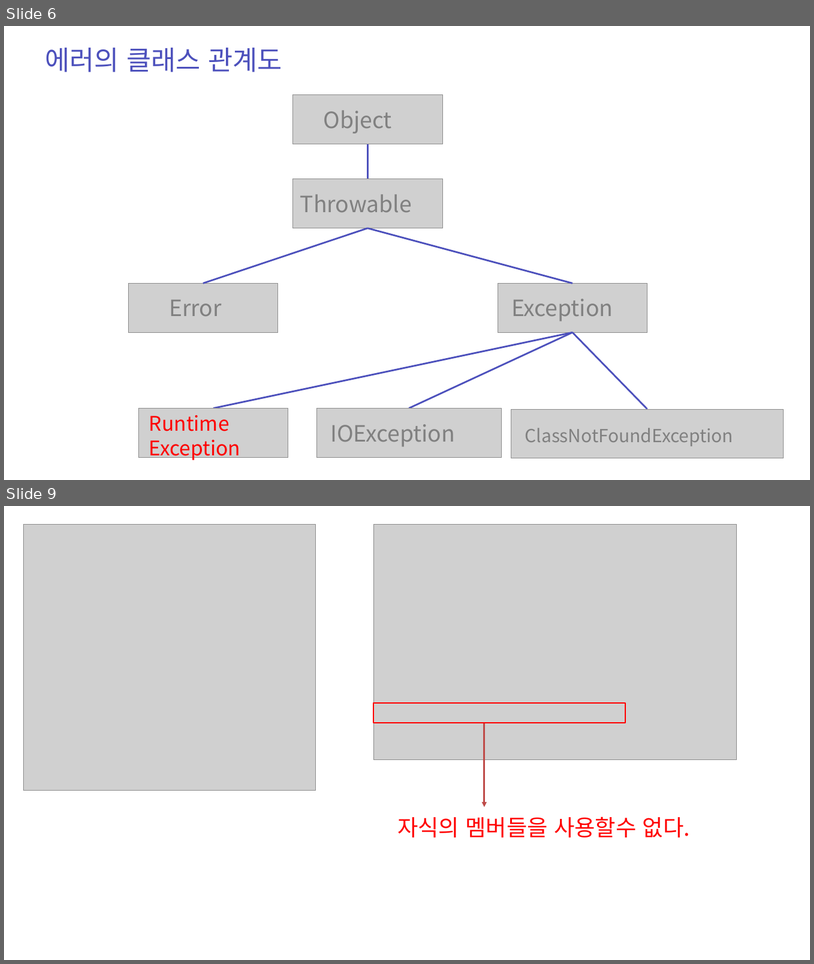
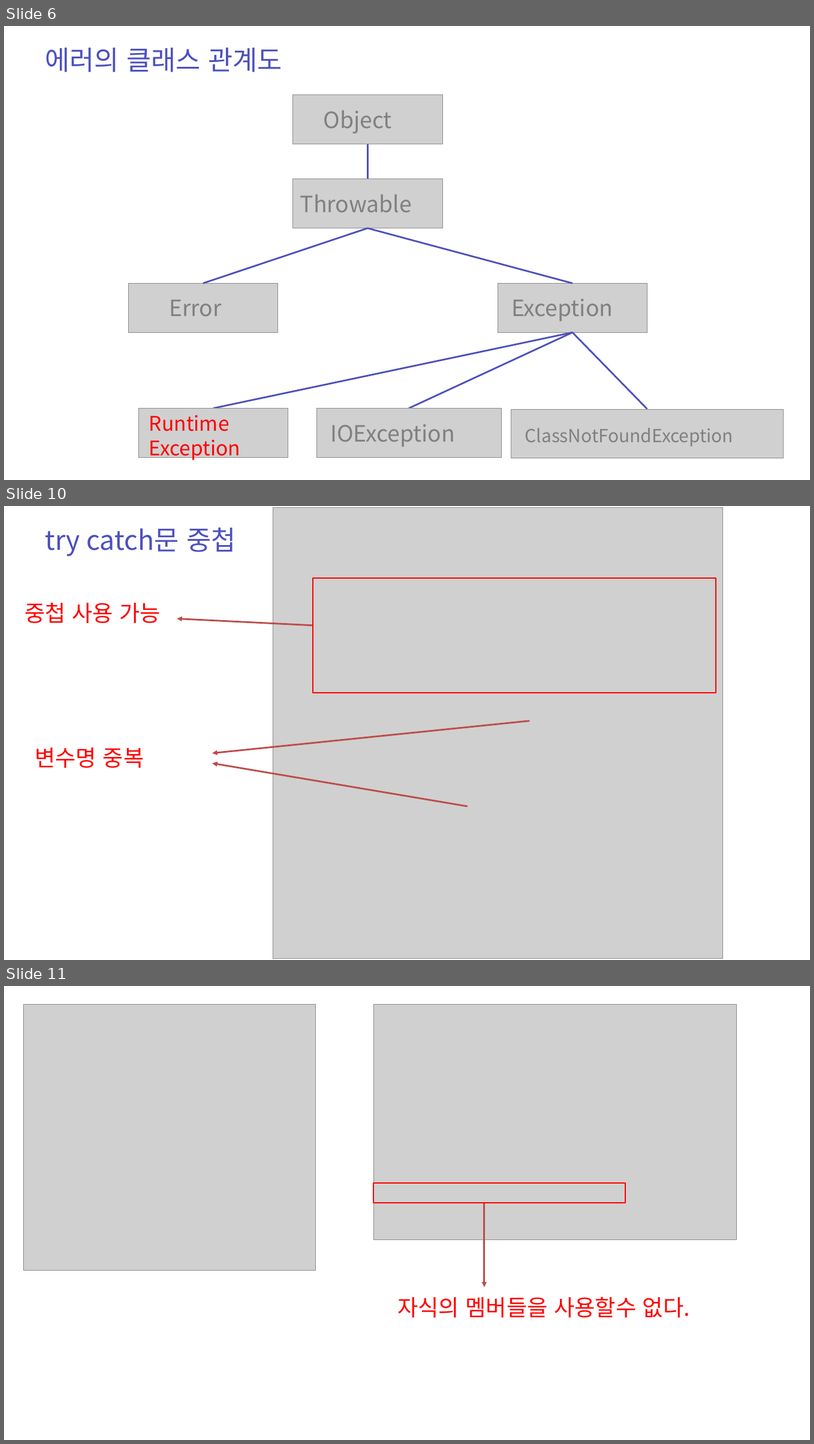
Before and after one commit to zest132/JavaLecture, a slide deck: JavaLecture/LectureFile/java 12강 예외처리.pptx. Shown one above the other, each under a label of ours: slides 6 and 9 before the commit, slides 6, 10 and 11 after it; the slides between them are not shown. The pictures are 814x964 and 814x1444 pixels, drawn with LibreOffice and Linux fonts; fonts in the diff are those of the drawing; grey boxes stand for pictures. Boxes give left, top, right and bottom in pixels: in the first picture for what was removed or moved away, otherwise in the second. Text is boxed around its words. In the diff, an @@ line names an element or a change of style, - is before the commit and + after.

```diff
--- a/JavaLecture/LectureFile/java 12강 예외처리.pptx
+++ b/JavaLecture/LectureFile/java 12강 예외처리.pptx
@@ slide 10 added at (4, 506, 810, 960), background #FFFFFF @@
@@ picture added at (273, 508, 723, 958) @@
@@ text added at (45, 528, 236, 556), 48 pt, text #4C50BC @@
+try catch문 중첩
@@ rectangle added at (313, 578, 716, 692), outline #FF0000 2 pt @@
@@ text added at (25, 603, 161, 623), 40 pt, text #FF0000 @@
+중첩 사용 가능
@@ arrow added from (313, 625) to (177, 618), #BF4C48 3 pt @@
@@ arrow added from (530, 721) to (212, 753), #BF4C48 3 pt @@
@@ text added at (35, 747, 144, 768), 40 pt, text #FF0000 @@
+변수명 중복
@@ arrow added from (468, 806) to (212, 763), #BF4C48 3 pt @@
@@ what was slide 9 is now slide 11 @@
```
Also in this commit, not shown: 3 slides changed, 1 other slide added, 1 other file.
